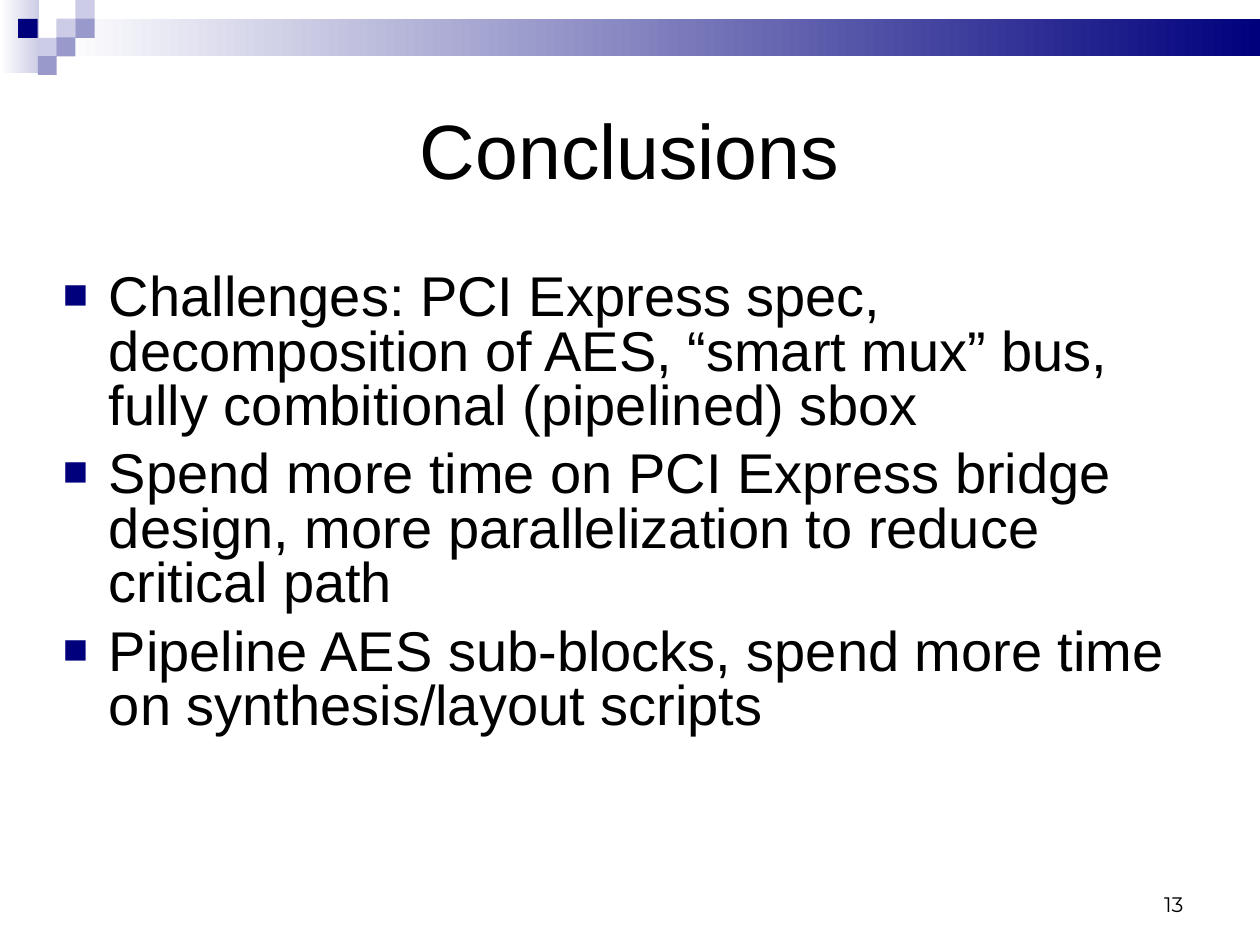
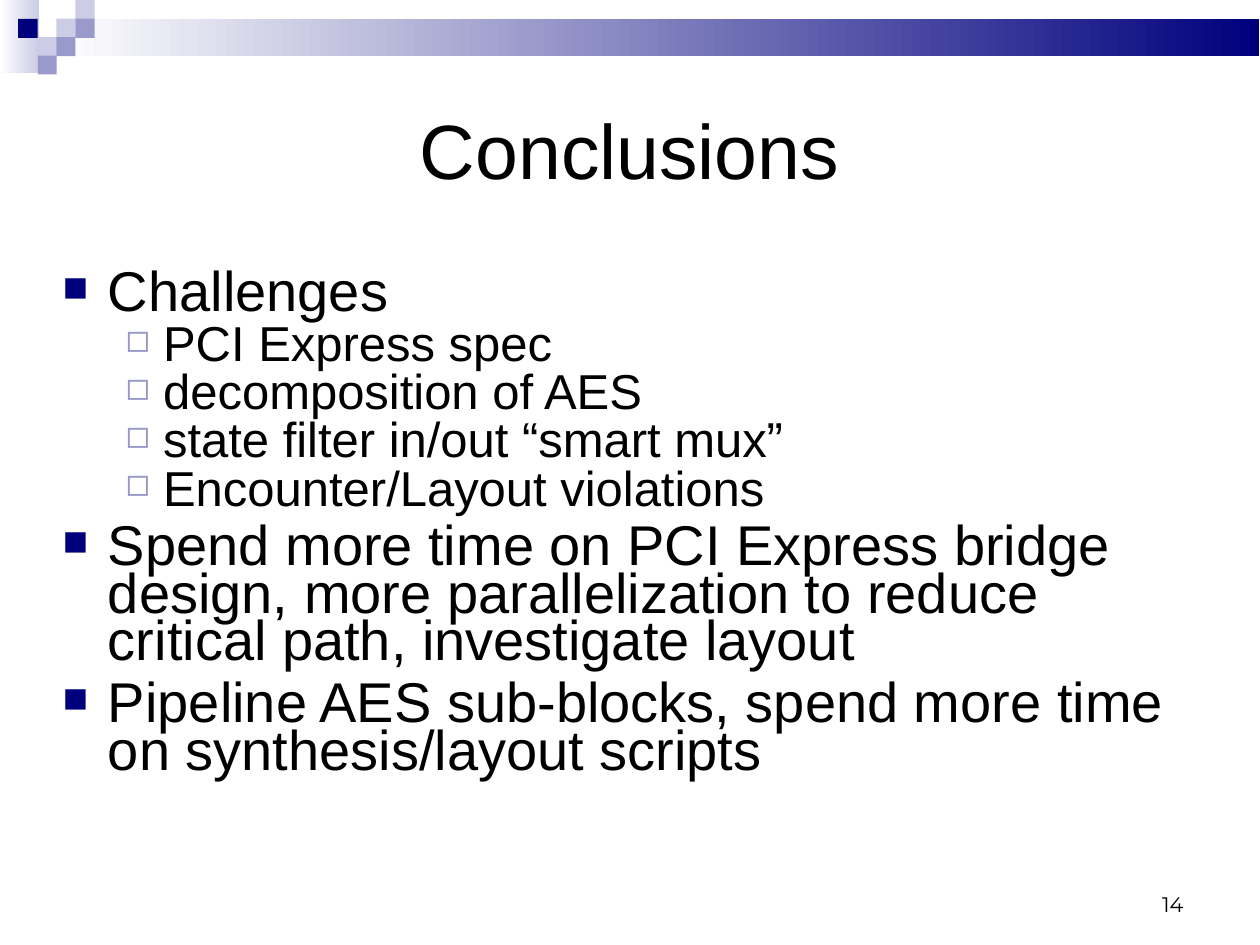
Before and after one commit to jevinskie/aes-over-pcie, a slide deck: slide 14 of docs/aespciefinalpresentation.ppt (slide 13 before the commit). Drawn at 1260x945 pixels with LibreOffice and Linux fonts; fonts in the diff are those of the drawing. Boxes give left, top, right and bottom in pixels: in the first picture for what was removed or moved away, otherwise in the second. Text is boxed around its words. In the diff, an @@ line names an element or a change of style, - is before the commit and + after.

Commit message:
updated ppt

```diff
--- a/docs/aespciefinalpresentation.ppt
+++ b/docs/aespciefinalpresentation.ppt
@@ text at (108,270,1110,671): text changed @@
-■ Challenges: PCI Express spec, decomposition of AES, “smart mux” bus, fully combitional (pipelined) sbox
-■ Spend more time on PCI Express bridge design, more parallelization to reduce critical path
+■ Challenges
+  ◻ PCI Express spec
+  ◻ decomposition of AES
+  ◻ state filter in/out “smart mux”
+  ◻ Encounter/Layout violations
+■ Spend more time on PCI Express bridge design, more parallelization to reduce critical path, investigate layout
@@ text at (108,681,1163,781): line spacing 0.81 to 0.71 @@
@@ page number at (1162,897,1183,912): text changed @@
-13
+14
```
Also in this commit, not shown: 11 other slides changed, 22 slides added, 1 slide removed, 3 other files.
